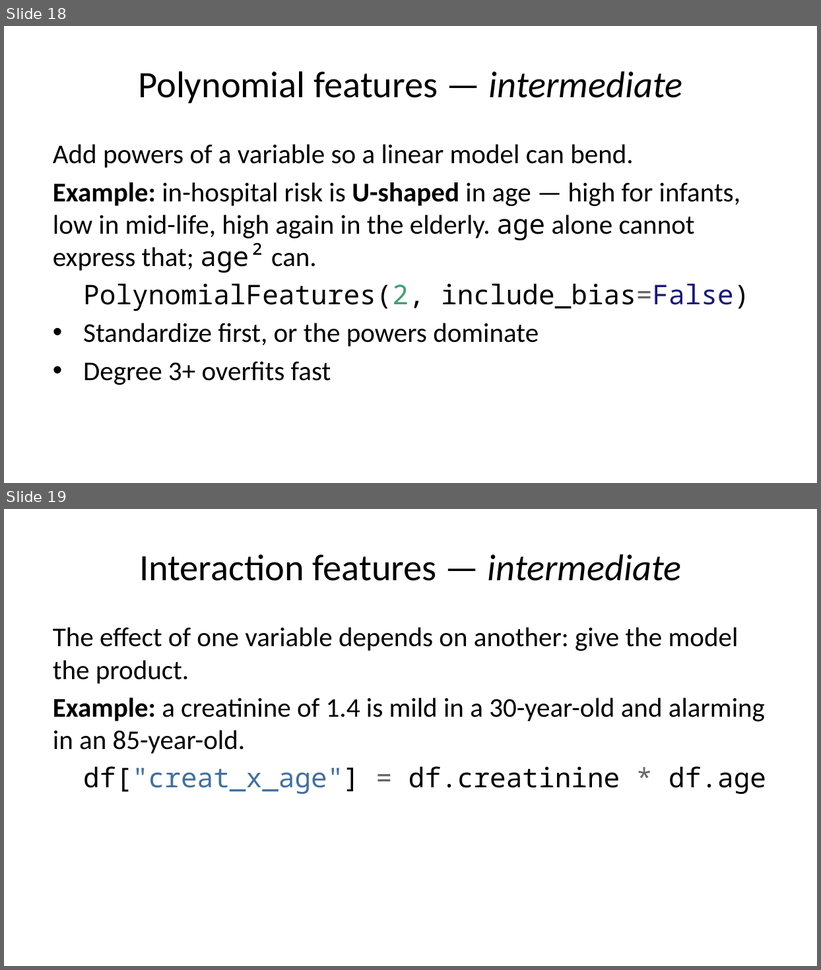
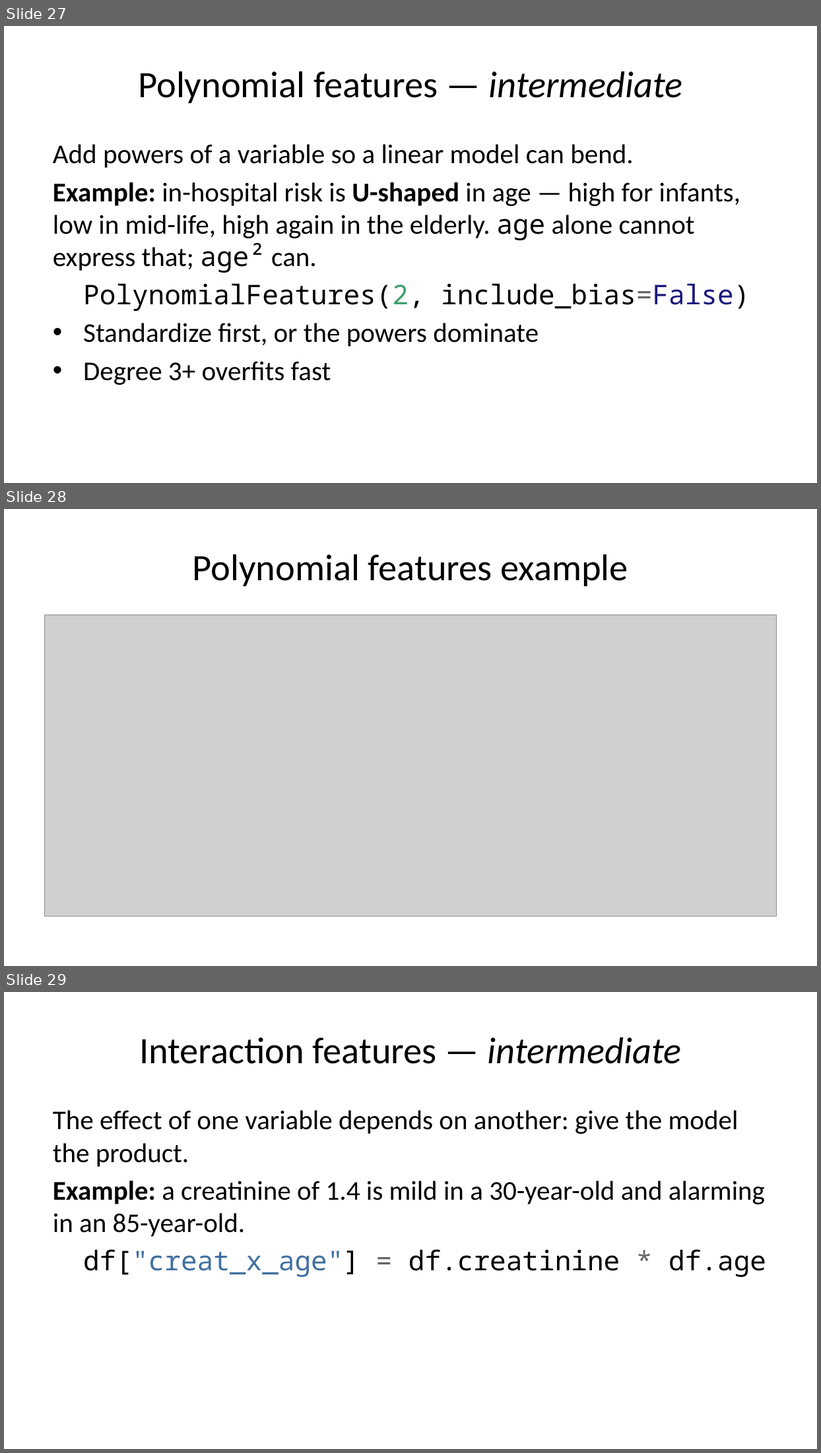
Before and after one commit to pauldubois98/AdcancedTopicsDataScience2026, a slide deck: Course02/slides.pptx. Shown one above the other, each under a label of ours: slides 18 and 19 before the commit, slides 27, 28 and 29 after it. The pictures are 821x970 and 821x1453 pixels, drawn with LibreOffice and Linux fonts; fonts in the diff are those of the drawing; grey boxes stand for pictures. Boxes give left, top, right and bottom in pixels: in the first picture for what was removed or moved away, otherwise in the second. Text is boxed around its words. In the diff, an @@ line names an element or a change of style, - is before the commit and + after.

```diff
--- a/Course02/slides.pptx
+++ b/Course02/slides.pptx
@@ slide 28 added at bbox=[4, 509, 817, 966], background #FFFFFF @@
@@ title added at bbox=[192, 554, 628, 586], 33 pt, text #000000 @@
+Polynomial features example
@@ picture added at bbox=[45, 615, 776, 917] @@
@@ what was slide 18 is now slide 27 @@
@@ what was slide 19 is now slide 29 @@
```
Also in this commit, not shown: 2 slides changed, 16 other slides added, 20 other files.
